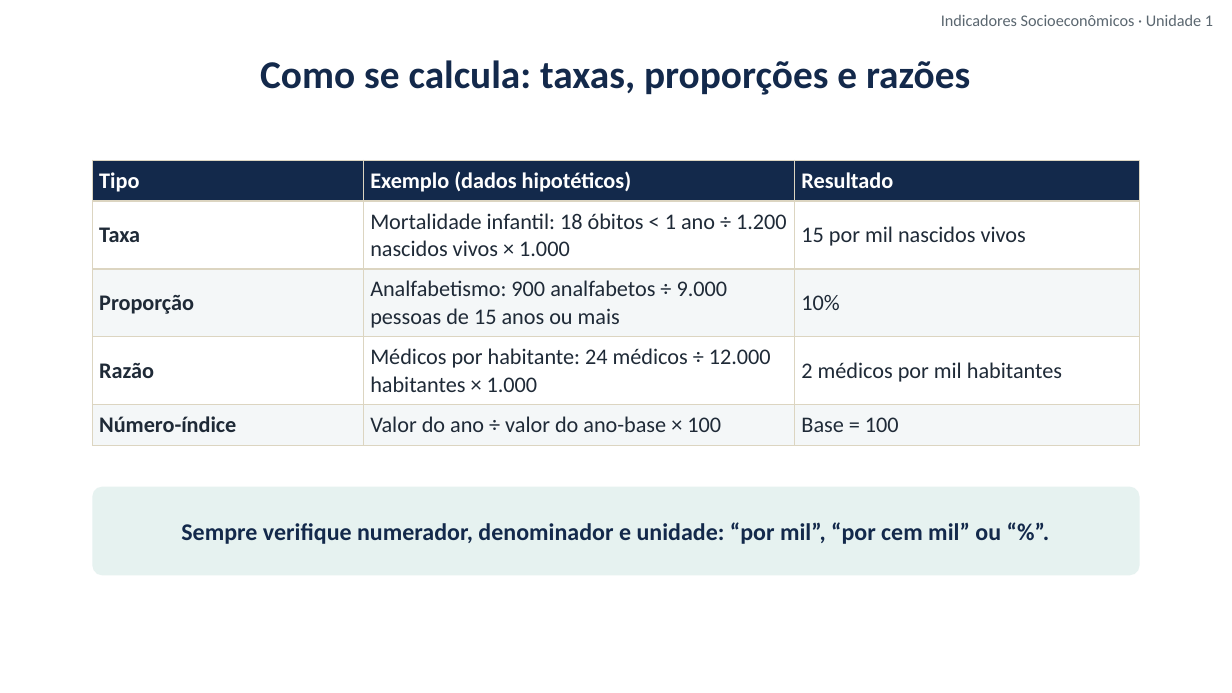
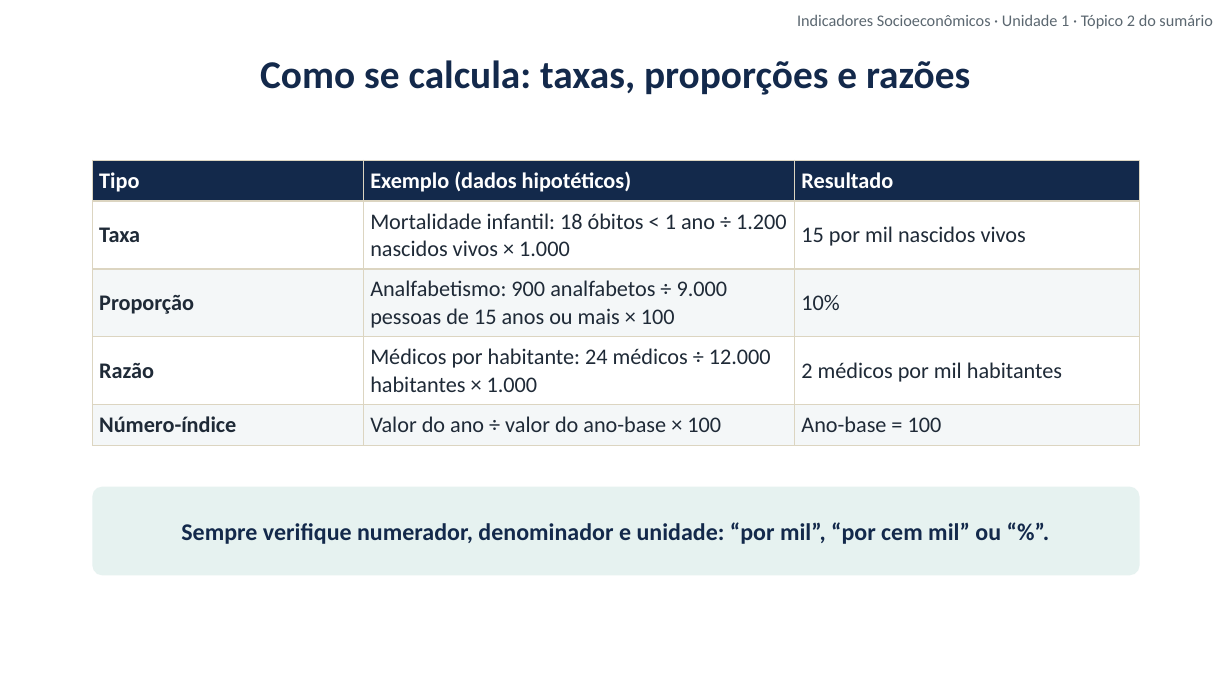
Before and after one commit to cleitonfranco74/gestao_publica, a slide deck: slide 12 of disciplina-08-indicadores-socioeconomicos/materiais/01_Unidade_1_Indicadores_Sociais_Conceito_e_Medidas.pptx. Drawn at 1232x693 pixels with LibreOffice and Linux fonts; fonts in the diff are those of the drawing; background and template pictures are left out. Boxes give left, top, right and bottom in pixels: in the first picture for what was removed or moved away, otherwise in the second. Text is boxed around its words. In the diff, an @@ line names an element or a change of style, - is before the commit and + after.

```diff
--- a/disciplina-08-indicadores-socioeconomicos/materiais/01_Unidade_1_Indicadores_Sociais_Conceito_e_Medidas.pptx
+++ b/disciplina-08-indicadores-socioeconomicos/materiais/01_Unidade_1_Indicadores_Sociais_Conceito_e_Medidas.pptx
@@ text at (797,14,1213,29): text changed @@
-Indicadores Socioeconômicos · Unidade 1
+Indicadores Socioeconômicos · Unidade 1 · Tópico 2 do sumário
@@ table at (92,160,1140,436) @@
-row 3, column 2: Analfabetismo: 900 analfabetos ÷ 9.000 pessoas de 15 anos ou mais
+row 3, column 2: Analfabetismo: 900 analfabetos ÷ 9.000 pessoas de 15 anos ou mais × 100
-row 5, column 3: Base = 100
+row 5, column 3: Ano-base = 100
```
Also in this commit, not shown: 15 other slides changed, 1 slide added, 8 other files.
